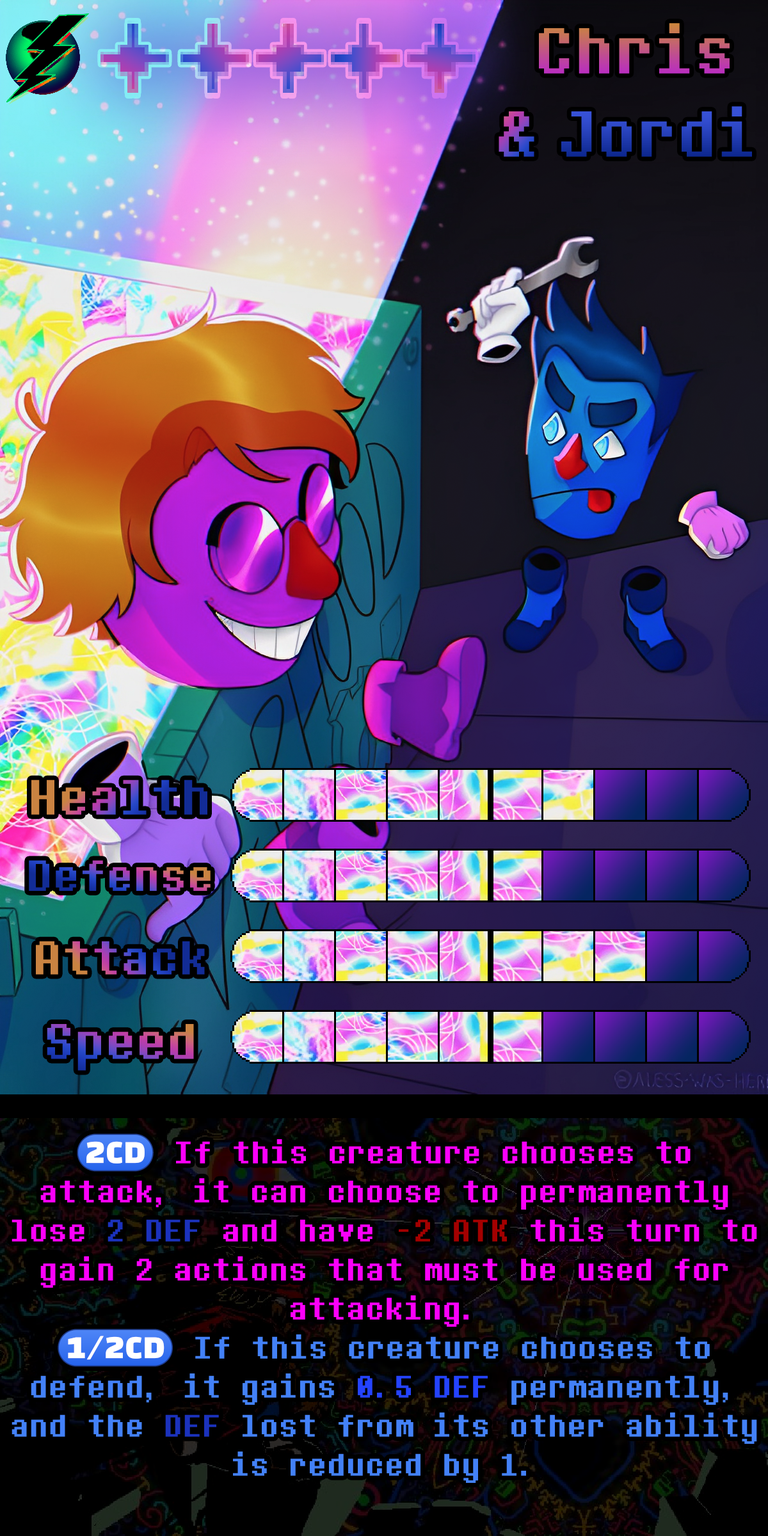
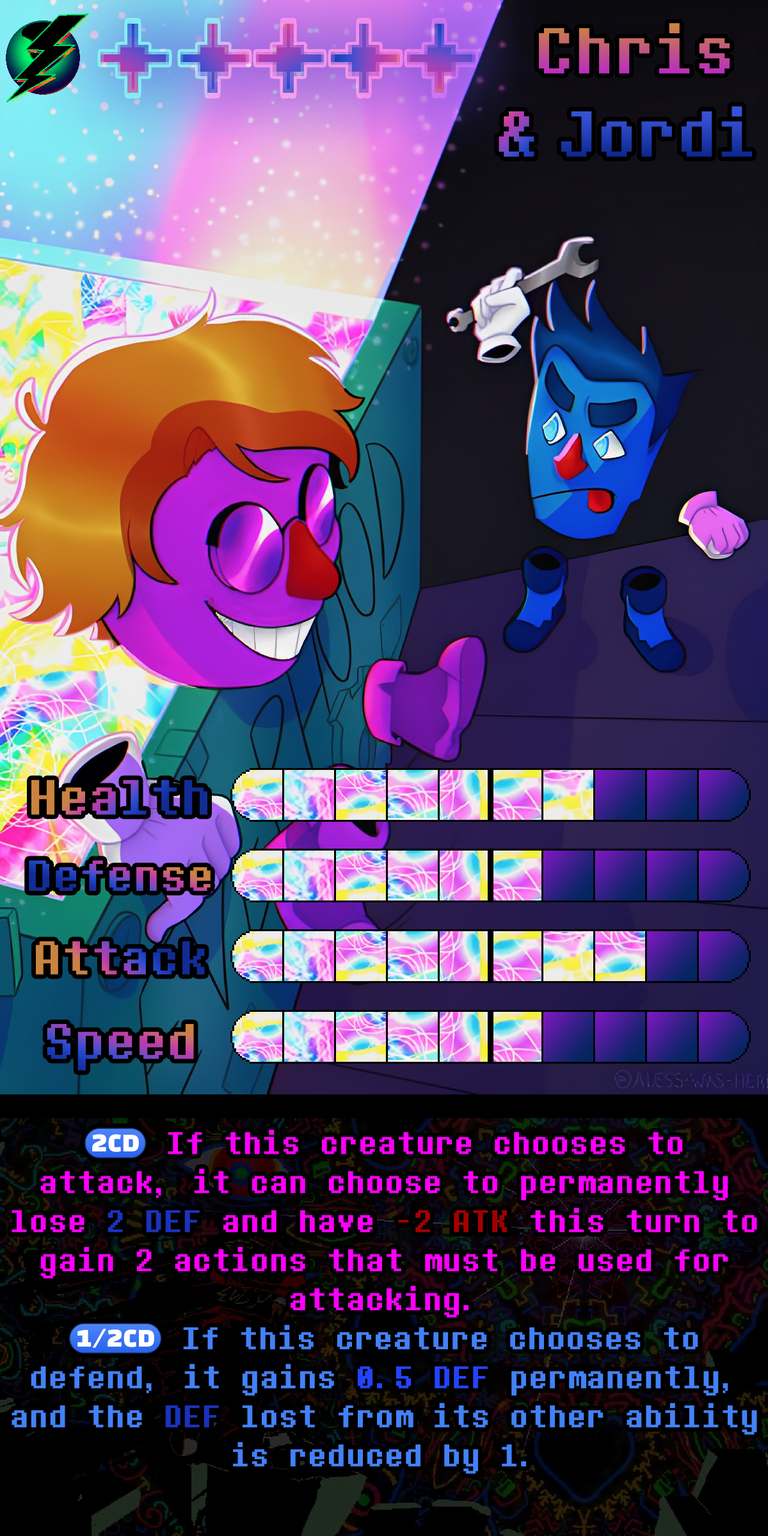
Layer changes from the first w=768, h=1536 image to the second:
painted on "Ability" over [11, 1127, 758, 1483]
